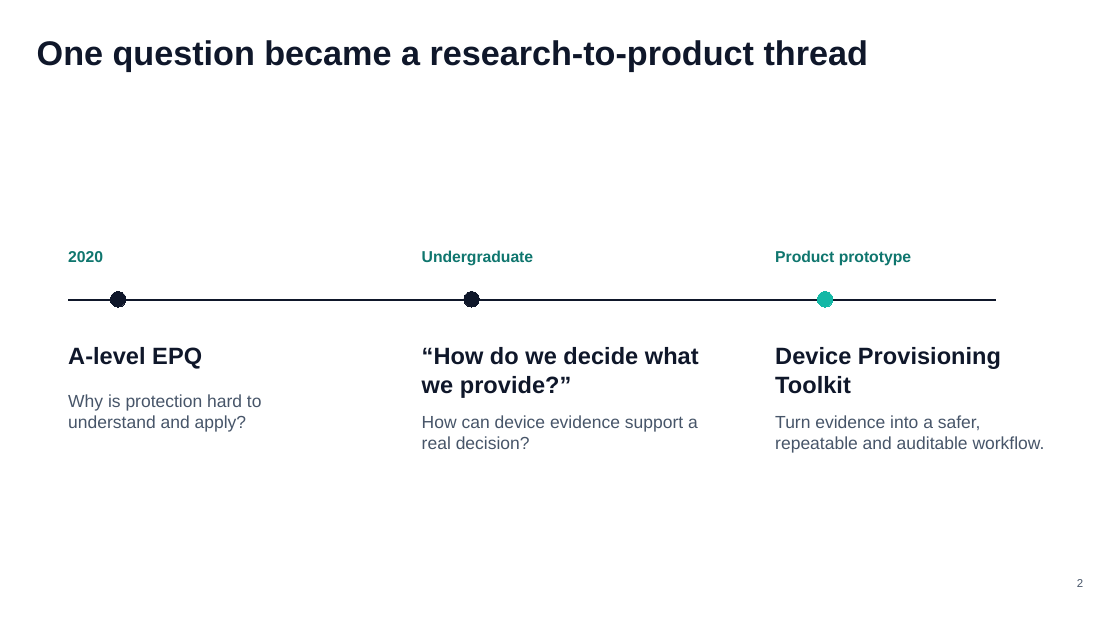
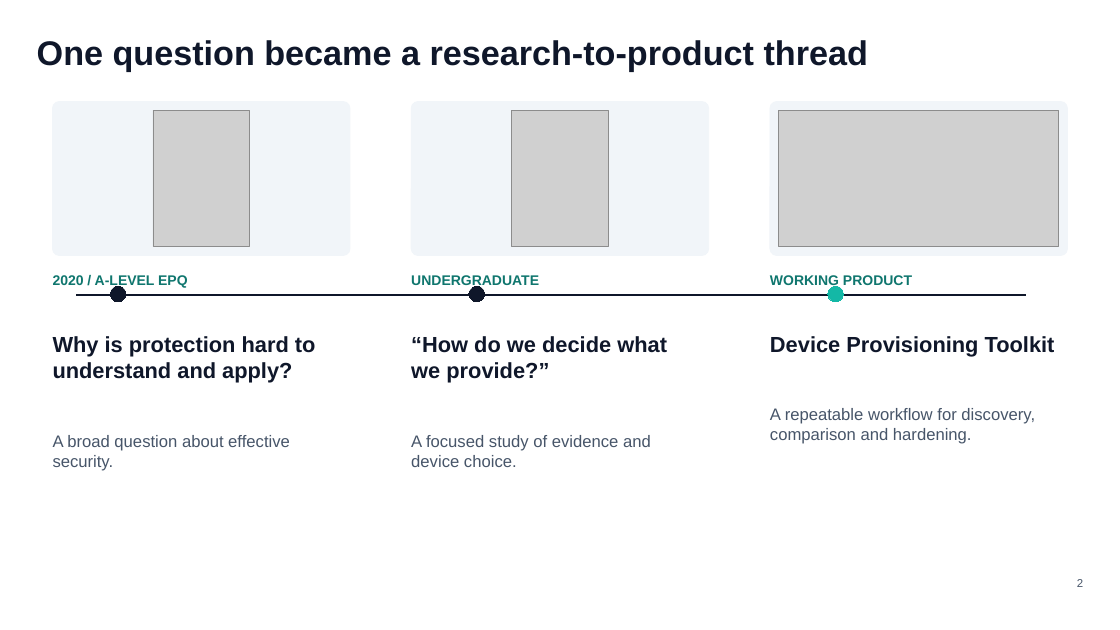
Before and after one commit to NathanBrownBennett/NathanBrown-Bennett, a slide deck: slide 2 of assets/documents/a-level-epq-presentation.pptx. Drawn at 1120x630 pixels with LibreOffice and Linux fonts; fonts in the diff are those of the drawing; grey boxes stand for pictures. Boxes give left, top, right and bottom in pixels: in the first picture for what was removed or moved away, otherwise in the second. Text is boxed around its words. In the diff, an @@ line names an element or a change of style, - is before the commit and + after.

Commit message:
Embed missing research and product images

```diff
--- a/assets/documents/a-level-epq-presentation.pptx
+++ b/assets/documents/a-level-epq-presentation.pptx
@@ rounded rectangle added at (52, 102, 350, 255), fill #F1F5F9, outline #F1F5F9 0.75 pt @@
@@ picture added at (153, 110, 250, 246) @@
@@ rounded rectangle added at (412, 102, 709, 255), fill #F1F5F9, outline #F1F5F9 0.75 pt @@
@@ picture added at (512, 110, 608, 246) @@
@@ rounded rectangle added at (770, 102, 1068, 255), fill #F1F5F9, outline #F1F5F9 0.75 pt @@
@@ picture added at (779, 110, 1059, 246) @@
@@ text removed at (68, 251, 103, 262) @@
-2020
@@ text at (53, 275, 188, 289): text changed; size 20.2 to 12 pt; text colour #0F172A to #0F766E @@
-A-level EPQ
+2020 / A-LEVEL EPQ
@@ rectangle: place and size @@
-rectangle at (68, 299, 996, 301)
+rectangle at (77, 294, 1026, 296)
@@ ellipse: place and size @@
-ellipse at (110, 292, 126, 308)
+ellipse at (110, 287, 126, 302)
@@ text at (411, 275, 539, 289): text changed; size 13.5 to 12 pt @@
-Undergraduate
+UNDERGRADUATE
@@ ellipse: place and size @@
-ellipse at (464, 292, 480, 308)
+ellipse at (469, 287, 485, 302)
@@ text at (770, 275, 912, 289): text changed; size 13.5 to 12 pt @@
-Product prototype
+WORKING PRODUCT
@@ ellipse: place and size @@
-ellipse at (818, 292, 833, 308)
+ellipse at (828, 287, 844, 302)
@@ text "Why is protection hard to ...": place and size @@
-text "Why is protection hard to ..." at (68, 394, 262, 432)
+text "Why is protection hard to ..." at (53, 336, 316, 383)
@@ text "Why is protection hard to ..." at (53, 336, 316, 383): size 15 to 18.8 pt, text colour #475569 to #0F172A, bold on @@
@@ text "“How do we decide what ..." at (411, 336, 667, 383): size 20.2 to 18.8 pt @@
@@ text "“How do we decide what ...": place and size @@
-text "“How do we decide what ..." at (422, 347, 699, 398)
+text "“How do we decide what ..." at (411, 336, 667, 383)
@@ text "Device Provisioning Toolkit": place and size @@
-text "Device Provisioning Toolkit" at (775, 347, 1001, 394)
+text "Device Provisioning Toolkit" at (770, 336, 1055, 357)
@@ text "Device Provisioning Toolkit" at (770, 336, 1055, 357): size 20.2 to 18.8 pt @@
@@ text removed at (422, 415, 698, 449) @@
-How can device evidence support a real decision?
@@ text at (770, 408, 1035, 444): text changed; size 15 to 14.2 pt @@
-Turn evidence into a safer, repeatable and auditable workflow.
+A repeatable workflow for discovery, comparison and hardening.
@@ text added at (53, 435, 290, 471), 14.2 pt, text #475569 @@
+A broad question about effective security.
@@ text added at (411, 435, 651, 467), 14.2 pt, text #475569 @@
+A focused study of evidence and device choice.
```
Also in this commit, not shown: 3 other slides changed, 1 slide added, 1 slide removed, 2 other files.
